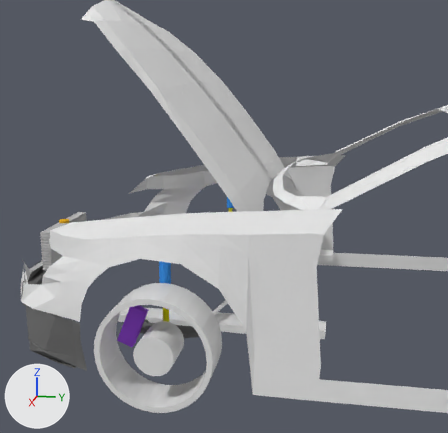
One commit to the Blender file BMW/bmw150i.blend: the scene before it, then after it.
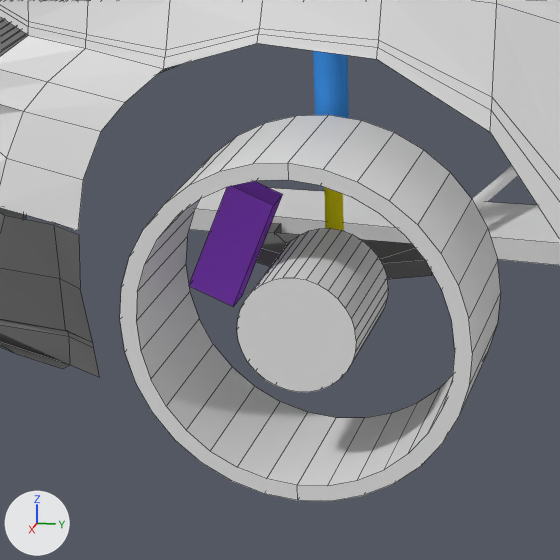
There are two pictures of each version: one from a camera (50 mm lens) standing at (6.446, -1.189, 1.959) and looking at (1.438, -2.19, 0.707), one close up on the part from 12% to 54% of the width and 56% to 100% of the height. Lighting does not change. The marker at lower left points along +X, +Y and +Z. The close-ups show mesh edges as thin lines.

In view in the first close-up: 'Cylinder.000', 'body', 'caliper.001', 'frontBumper', 'frontSuspensionFrame', 'leftControlArm', 'shockAbsorber', 'wheel'.
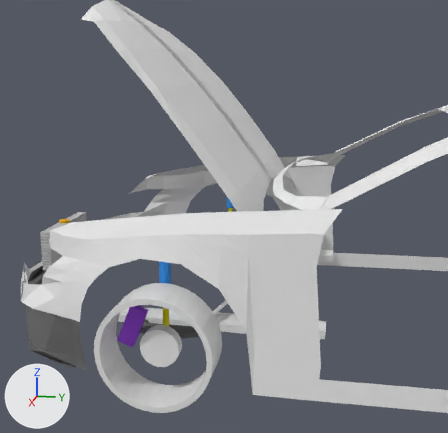
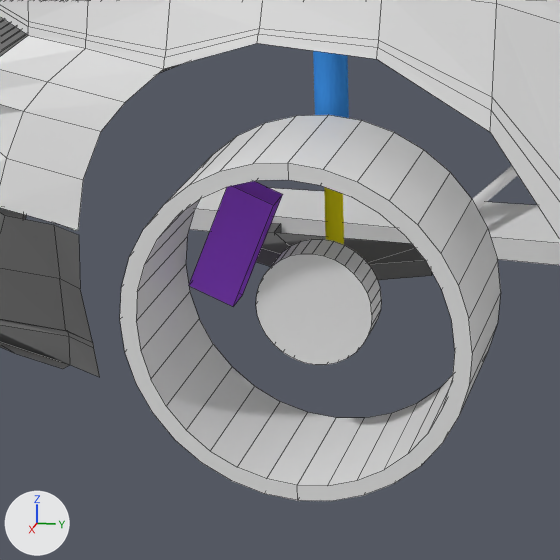
Commit message: wheels adjustements ..

Changed parts and their boxes [x1, y1, x2, y2] in the close-ups (560 x 560 px; the box of a moved part takes in the faces that stretch with it):
part 1 of me_cylinder_024, moved or reshaped: before [237, 228, 388, 392]; after [256, 239, 381, 365]

Patch to the scene script:
```diff
--- a/BMW/bmw150i.blend.py
+++ b/BMW/bmw150i.blend.py
@@ me_cylinder_024 @@
 me_cylinder_024.from_pydata(...)  # 192 vertices, 102 faces; spans x -1.0..1.0, y -1.0..1.0, z -1.0..1.0
 # used by ob_wheel; location = (1.803, -2.677, -0.365); rotation_euler = (0.0, 1.571, 0.0), in degrees (0, 90, 0); scale = (0.505, 0.505, 0.192)
+# me_cylinder_024 part 1: the loose piece of 64 vertices spanning x -0.32..0.36, y -0.33..0.35, z -0.88..0.9 is scaled about its middle by (1, 1, 0.3), then moved by (0.0, 0.0, -0.22)
```
